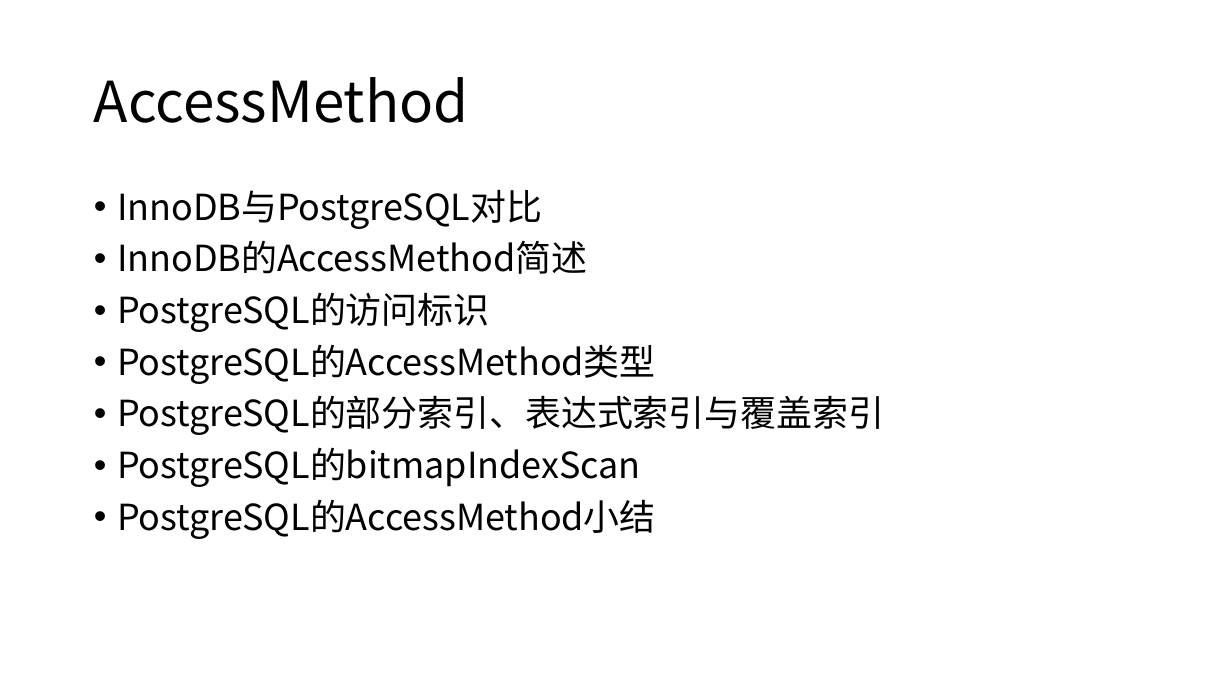
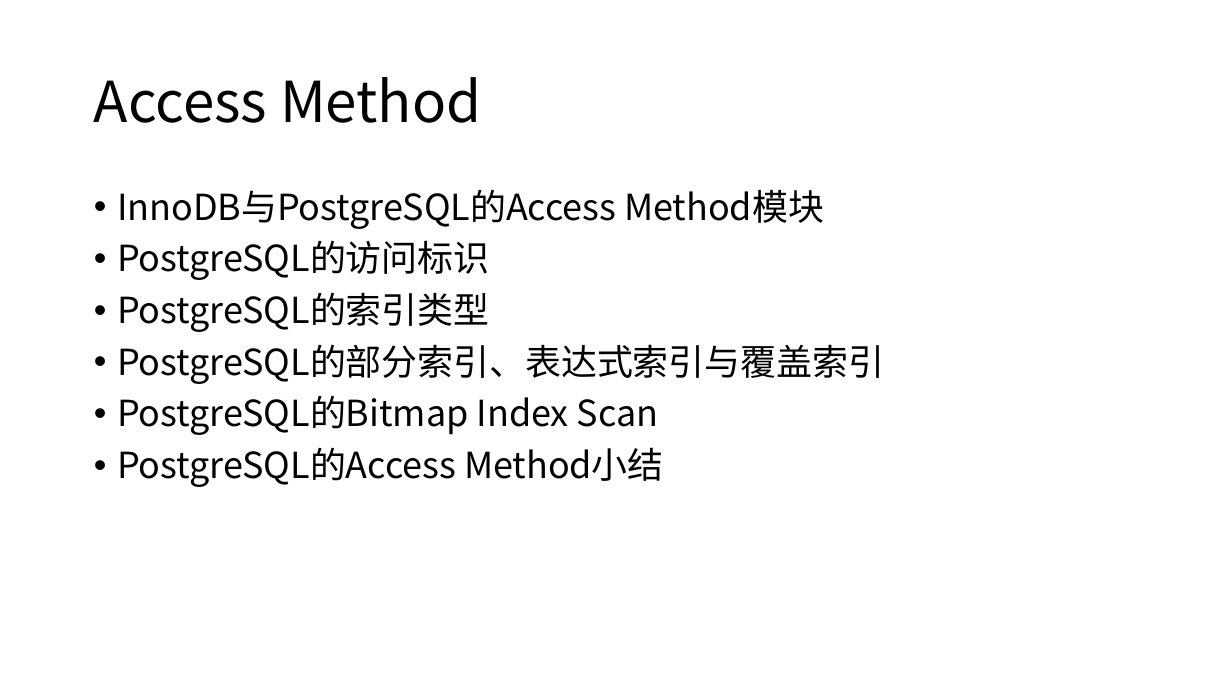
Before and after one commit to yummyliu/papers, a slide deck: slide 4 of 工作分享.pptx. Drawn at 1232x693 pixels with LibreOffice and Linux fonts; fonts in the diff are those of the drawing. Boxes give left, top, right and bottom in pixels: in the first picture for what was removed or moved away, otherwise in the second. Text is boxed around its words. In the diff, an @@ line names an element or a change of style, - is before the commit and + after.

```diff
--- a/工作分享.pptx
+++ b/工作分享.pptx
@@ title at [94, 77, 481, 123]: spaces changed @@
-AccessMethod
+Access Method
@@ text at [117, 189, 824, 229]: text changed @@
-• InnoDB与PostgreSQL对比
-• InnoDB的AccessMethod简述
+• InnoDB与PostgreSQL的Access Method模块
@@ text at [117, 292, 489, 332]: text changed @@
-• PostgreSQL的AccessMethod类型
+• PostgreSQL的索引类型
@@ text at [117, 395, 664, 487]: text changed @@
-• PostgreSQL的bitmapIndexScan
-• PostgreSQL的AccessMethod小结
+• PostgreSQL的Bitmap Index Scan
+• PostgreSQL的Access Method小结
```
Also in this commit, not shown: 21 other slides changed, 4 slides added.
